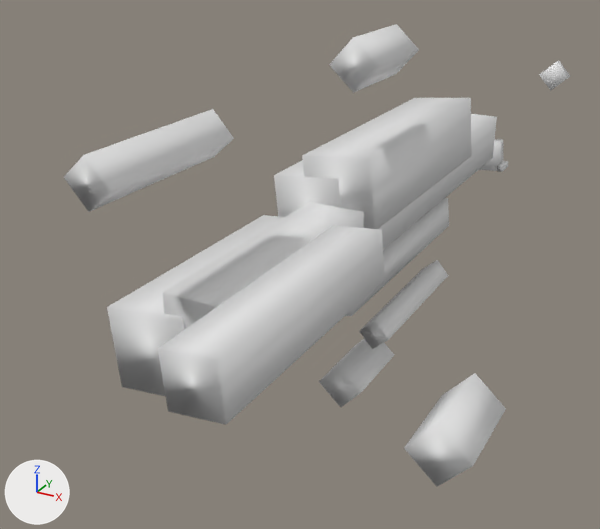
An edit to the FBX model Reference/Resources/Mesh/Animation/Effect/E_BL_Koori.fbx, drawn before and after from the same camera.
Before and after are seen from a 50 mm lens placed at (0.0201, -0.0468, 0.0181), pointed at (-0.0033, -0.0043, -0.0032). The lights are fixed; the arrows at lower left show +X, +Y and +Z. Materials are left out; every surface is plain grey. Where no turn or scale is listed for an object, it has been applied to the vertices.

The first picture shows 'beam5', 'beam5 1', 'beam6', 'beam6 1', 'beam_big2', 'beam_big2 1', 'beam_big3', 'beam_big3 1', 'beam_big4', 'beam_big4 1', 'main_line1'.
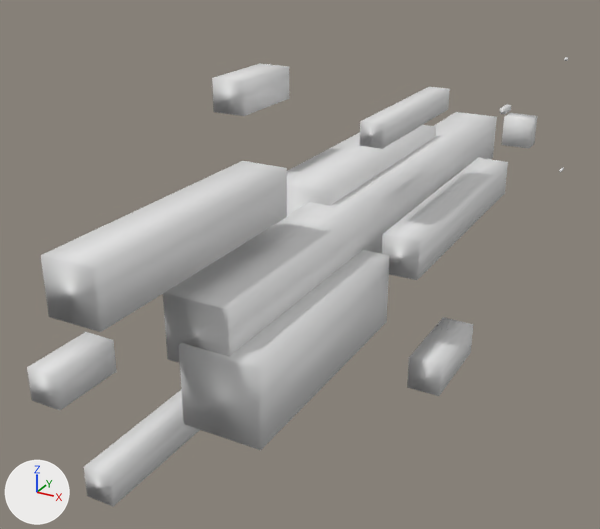
ob_sub_line is not drawn itself; it is the parent of ob_beam_big4_1, ob_beam_big3_1, ob_beam_big1_1, ob_beam_big2_1.
ob_sub2_line is not drawn itself; it is the parent of ob_beam4_1, ob_beam5_1, ob_beam7_1, ob_beam6_1.
ob_main_line is not drawn itself; it is the parent of ob_beam6, ob_beam4, ob_beam_big4, ob_beam_big2, ob_beam_big1, ob_beam7, ob_beam5, ob_beam_big3.

Where the change shows, as pixel boxes (x1, y1, x2, y2) in the pictures (600 x 529 px):
'beam5', turned
    before: (158, 226, 385, 425)
    after: (41, 161, 287, 332)
'beam_big2', turned
    before: (107, 215, 284, 396)
    after: (178, 250, 390, 450)
'beam_big3', turned
    before: (302, 98, 472, 229)
    after: (287, 125, 437, 216)
'beam5 1', turned
    before: (64, 109, 234, 212)
    after: (84, 390, 200, 507)
'beam_big2 1', turned
    before: (404, 373, 506, 486)
    after: (27, 332, 117, 410)
'beam6', turned
    before: (346, 198, 449, 316)
    after: (382, 158, 508, 280)
'beam_big3 1', turned
    before: (329, 24, 419, 93)
    after: (407, 317, 473, 396)
'beam_big4 1', turned
    before: (319, 338, 394, 407)
    after: (212, 64, 289, 116)
'beam6 1', turned
    before: (359, 260, 449, 349)
    after: (359, 87, 450, 149)
'beam_big4', turned (not visible afterwards)
    before: (274, 160, 341, 217)
'beam7', turned
    before: (479, 139, 503, 171)
    after: (501, 113, 537, 148)
'beam7 1', turned (not visible afterwards)
    before: (539, 60, 570, 91)
'beam_big1', turned
    before: (497, 161, 508, 172)
    after: (500, 104, 511, 115)
'beam4 1', turned (not visible before)
    after: (559, 167, 564, 172)
'beam_big1 1', turned (not visible before)
    after: (564, 57, 568, 61)

The change, as a diff of the scene's bpy script:
```diff
--- a/Reference/Resources/Mesh/Animation/Effect/E_BL_Koori.fbx.py
+++ b/Reference/Resources/Mesh/Animation/Effect/E_BL_Koori.fbx.py
@@ ob_sub2_line @@
 ob_sub2_line.location = (0.0, 0.0, 0.0)
-ob_sub2_line.rotation_euler = (0.0, 0.0, -2.409)  # degrees (0, 0, -138)
@@ ob_main_line @@
 ob_main_line.location = (0.0, 0.0, 0.0)
-ob_main_line.rotation_euler = (0.0, 0.0, -1.466)  # degrees (0, 0, -84)
@@ ob_sub_line @@
 ob_sub_line.location = (0.0, 0.0, 0.0)
-ob_sub_line.rotation_euler = (0.0, 0.0, 2.409)  # degrees (0, 0, 138)
```
